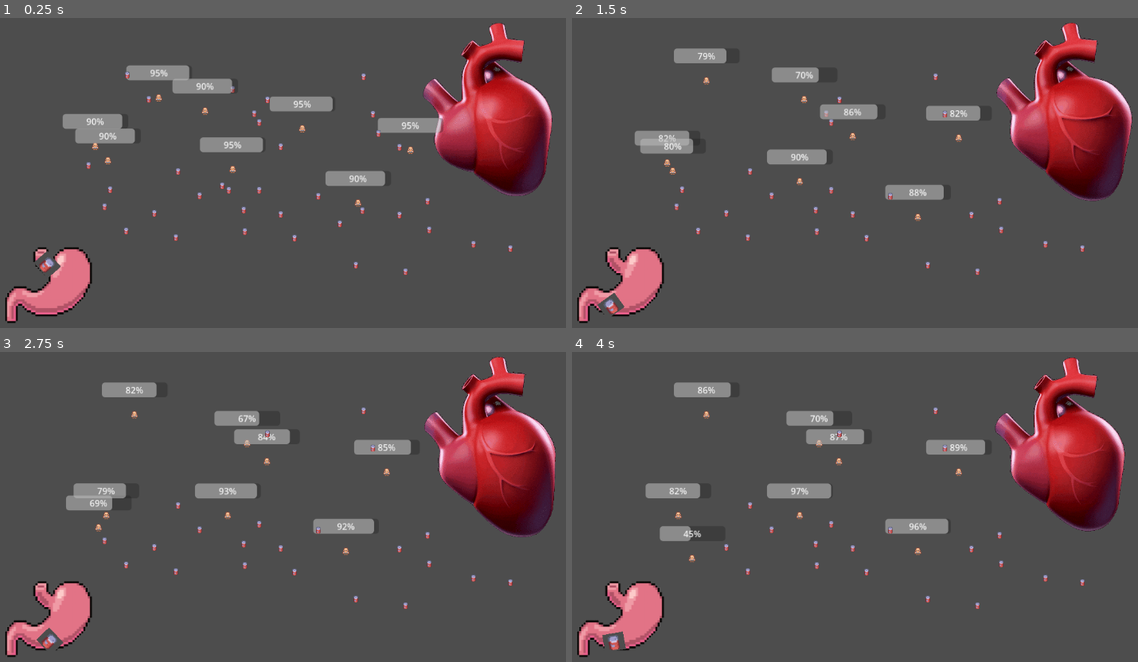
Above: before the commit, frames 1-4 (two rows, left to right).
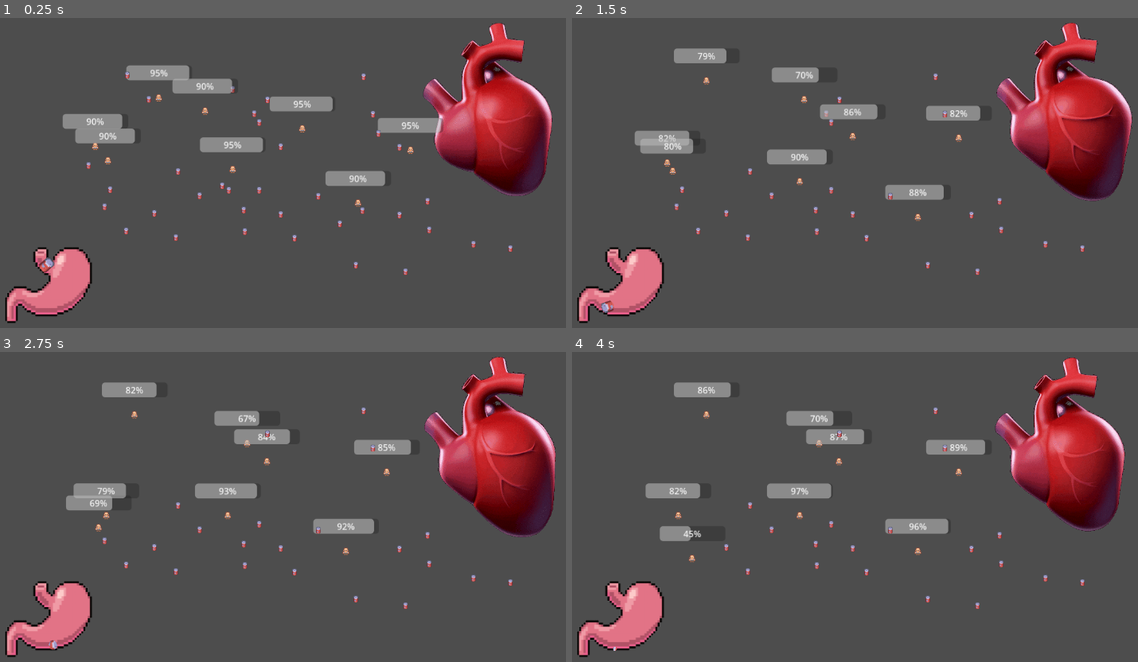
Above: after the commit, the same moments.

Repository: rundoom/Upraiser
Game: Godot game, scene res://world/world.tscn
The game is run twice, just before and just after one commit, with the same random seed, the same clock (stepped at 60 frames per second) and the same inputs.
Inputs:
- Up to frame 1 (0.25 s): no input
- Up to frame 2 (1.5 s): no input
- Up to frame 3 (2.75 s): no input
- Up to frame 4 (4 s): no input

The runs differ from the first frame. In frame 1, 0.1% of the frame differs, in the area x 6-11%, y 75-84%; in frame 2, 0.2%, in the area x 4-10%, y 88-97%; in frame 3, 0.2%; in frame 4, 0.2%.

Commit message:
Circle shrink dissolve shader

Diff:
--- a/general/food_for_stomach.tscn
+++ b/general/food_for_stomach.tscn
@@ -17,7 +17,69 @@
 shader_parameter/gradient = SubResource("GradientTexture1D_sh4ox")
 
 [sub_resource type="CircleShape2D" id="CircleShape2D_4ajad"]
+resource_local_to_scene = true
 radius = 15.0
+
+[sub_resource type="Animation" id="Animation_2nvxp"]
+resource_name = "dissolving"
+length = 5.0
+tracks/0/type = "value"
+tracks/0/imported = false
+tracks/0/enabled = true
+tracks/0/path = NodePath("SubViewportContainer:material:shader_parameter/dissolveState")
+tracks/0/interp = 1
+tracks/0/loop_wrap = true
+tracks/0/keys = {
+"times": PackedFloat32Array(0, 5),
+"transitions": PackedFloat32Array(1, 1),
+"update": 0,
+"values": [0.0, 1.0]
+}
+tracks/1/type = "value"
+tracks/1/imported = false
+tracks/1/enabled = true
+tracks/1/path = NodePath("CollisionShape2D:shape:radius")
+tracks/1/interp = 1
+tracks/1/loop_wrap = true
+tracks/1/keys = {
+"times": PackedFloat32Array(0, 5),
+"transitions": PackedFloat32Array(1, 1),
+"update": 0,
+"values": [15.0, 0.01]
+}
+
+[sub_resource type="Animation" id="Animation_2eu85"]
+length = 0.001
+tracks/0/type = "value"
+tracks/0/imported = false
+tracks/0/enabled = true
+tracks/0/path = NodePath("SubViewportContainer:material:shader_parameter/dissolveState")
+tracks/0/interp = 1
+tracks/0/loop_wrap = true
+tracks/0/keys = {
+"times": PackedFloat32Array(0),
+"transitions": PackedFloat32Array(1),
+"update": 0,
+"values": [0.0]
+}
+tracks/1/type = "value"
+tracks/1/imported = false
+tracks/1/enabled = true
+tracks/1/path = NodePath("CollisionShape2D:shape:radius")
+tracks/1/interp = 1
+tracks/1/loop_wrap = true
+tracks/1/keys = {
+"times": PackedFloat32Array(0),
+"transitions": PackedFloat32Array(1),
+"update": 0,
+"values": [15.0]
+}
+
+[sub_resource type="AnimationLibrary" id="AnimationLibrary_y83fw"]
+_data = {
+"RESET": SubResource("Animation_2eu85"),
+"dissolving": SubResource("Animation_2nvxp")
+}
 
 [node name="FoodForStomach" type="RigidBody2D"]
 
@@ -29,7 +91,10 @@
 offset_bottom = 16.0
 
 [node name="SubViewport" type="SubViewport" parent="SubViewportContainer"]
+transparent_bg = true
+handle_input_locally = false
 size = Vector2i(38, 32)
+render_target_update_mode = 4
 
 [node name="Sprite2D" type="Sprite2D" parent="SubViewportContainer/SubViewport"]
 texture_filter = 1
@@ -41,5 +106,10 @@
 region_rect = Rect2(153, 153, 16, 16)
 
 [node name="CollisionShape2D" type="CollisionShape2D" parent="."]
-visible = false
 shape = SubResource("CircleShape2D_4ajad")
+
+[node name="AnimationPlayer" type="AnimationPlayer" parent="."]
+autoplay = "dissolving"
+libraries = {
+"": SubResource("AnimationLibrary_y83fw")
+}
Not shown: 1 places in general/food_for_stomach.tscn that only renumber resources
